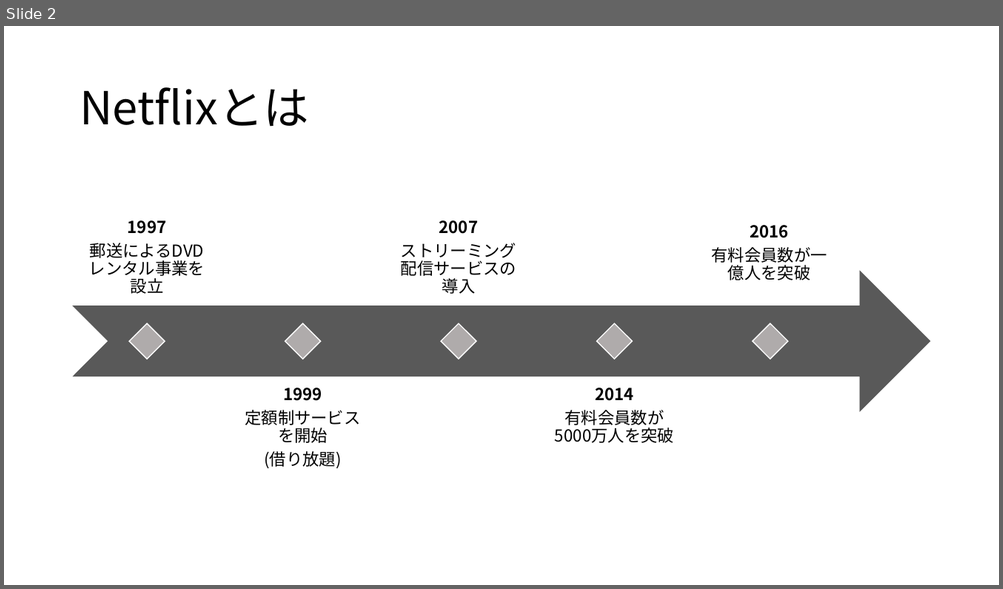
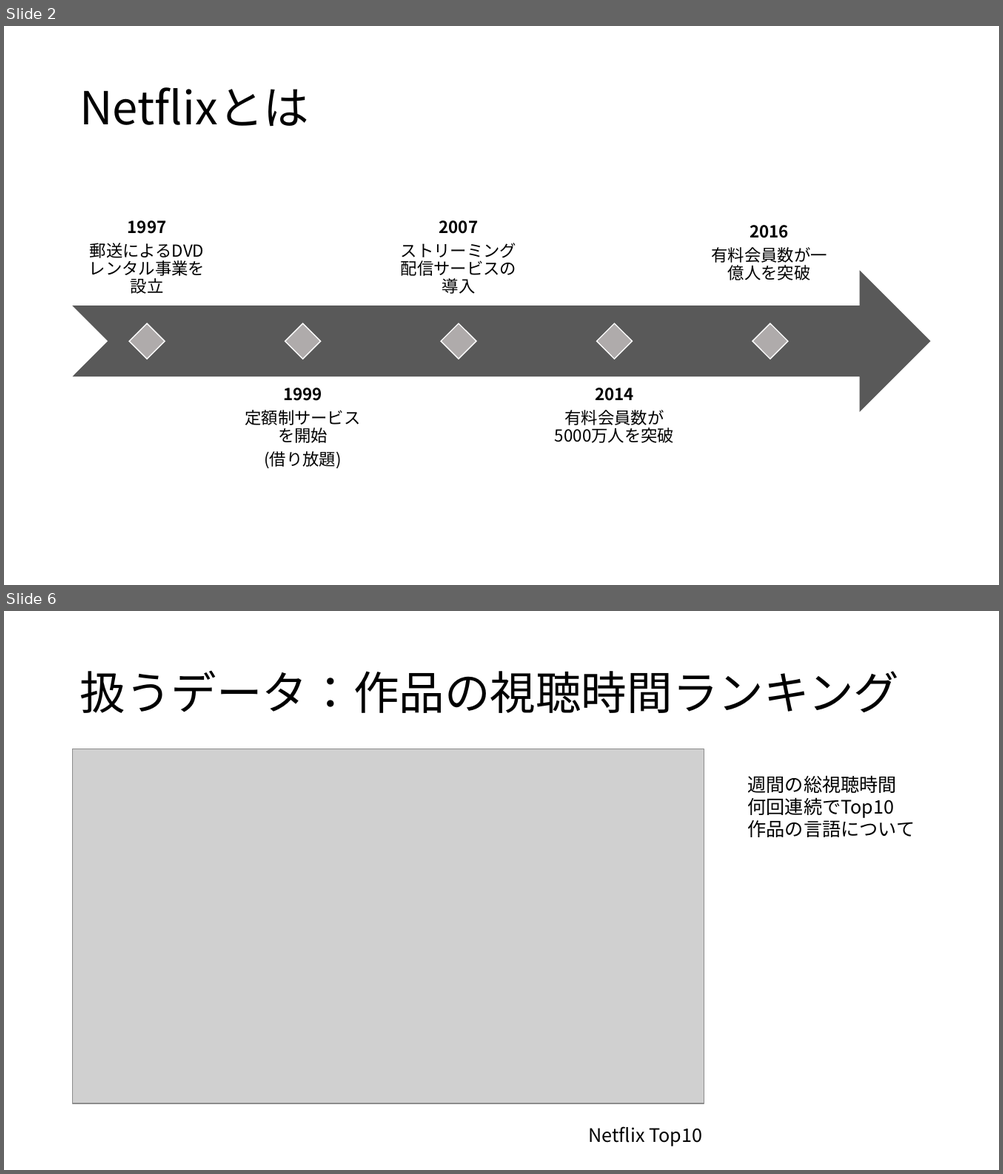
Before and after one commit to QuillshWammy/Netflix_Analysis, a slide deck: Document/中間発表.pptx. Shown one above the other, each under a label of ours: slide 2 before the commit, slides 2 and 6 after it; the slides between them are not shown. The pictures are 1003x589 and 1003x1174 pixels, drawn with LibreOffice and Linux fonts; fonts in the diff are those of the drawing; grey boxes stand for pictures. Boxes give left, top, right and bottom in pixels: in the first picture for what was removed or moved away, otherwise in the second. Text is boxed around its words. In the diff, an @@ line names an element or a change of style, - is before the commit and + after.

```diff
--- a/Document/中間発表.pptx
+++ b/Document/中間発表.pptx
@@ slide 6 added at (x1=4, y1=611, x2=999, y2=1170), background #FFFFFF @@
@@ title added at (x1=79, y1=670, x2=899, y2=713), 44 pt, text #000000 @@
+扱うデータ：作品の視聴時間ランキング
@@ picture added at (x1=73, y1=749, x2=704, y2=1104) @@
@@ text added at (x1=747, y1=775, x2=914, y2=837), 18 pt, text #000000 @@
+週間の総視聴時間
+何回連続でTop10
+作品の言語について
@@ text added at (x1=588, y1=1127, x2=702, y2=1147), 18 pt, text #000000 @@
+Netflix Top10
```
Also in this commit, not shown: 1 slide changed, 5 other slides added, 1 slide removed.
